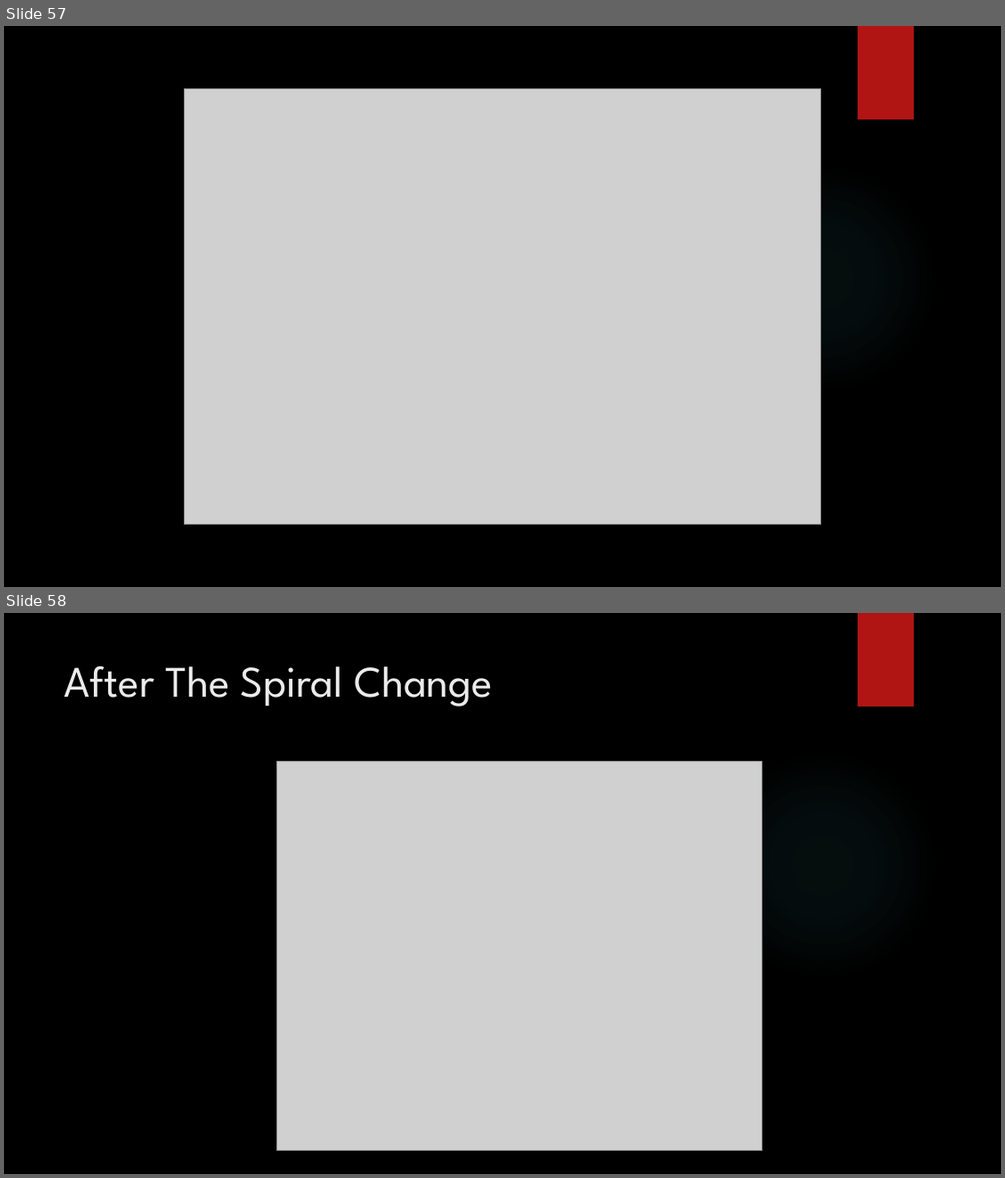
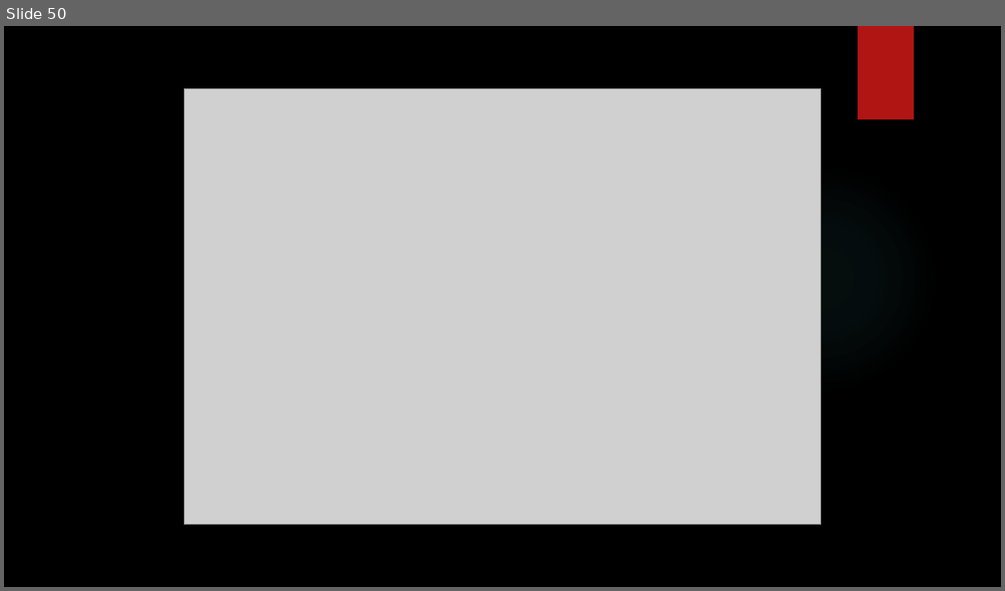
Before and after one commit to jaminologist/GopherLife, a slide deck: GopherLife.pptx. Shown one above the other, each under a label of ours: slides 57 and 58 before the commit, slide 50 after it. The pictures are 1005x1178 and 1005x591 pixels, drawn with LibreOffice and Linux fonts; fonts in the diff are those of the drawing; grey boxes stand for pictures; background and template pictures are left out. Boxes give left, top, right and bottom in pixels: in the first picture for what was removed or moved away, otherwise in the second. Text is boxed around its words. In the diff, an @@ line names an element or a change of style, - is before the commit and + after.

```diff
--- a/GopherLife.pptx
+++ b/GopherLife.pptx
@@ slide 58 removed at bbox=[4, 613, 1001, 1174], background picture (left out); not listed: 2 template elements that a slide beside it also shows @@
@@ title removed at bbox=[65, 666, 493, 706] @@
-After The Spiral Change
@@ picture removed at bbox=[277, 762, 762, 1151] @@
@@ what was slide 57 is now slide 50 @@
```
Also in this commit, not shown: 1 slide changed, 3 slides added, 8 other slides removed, 6 other files.
